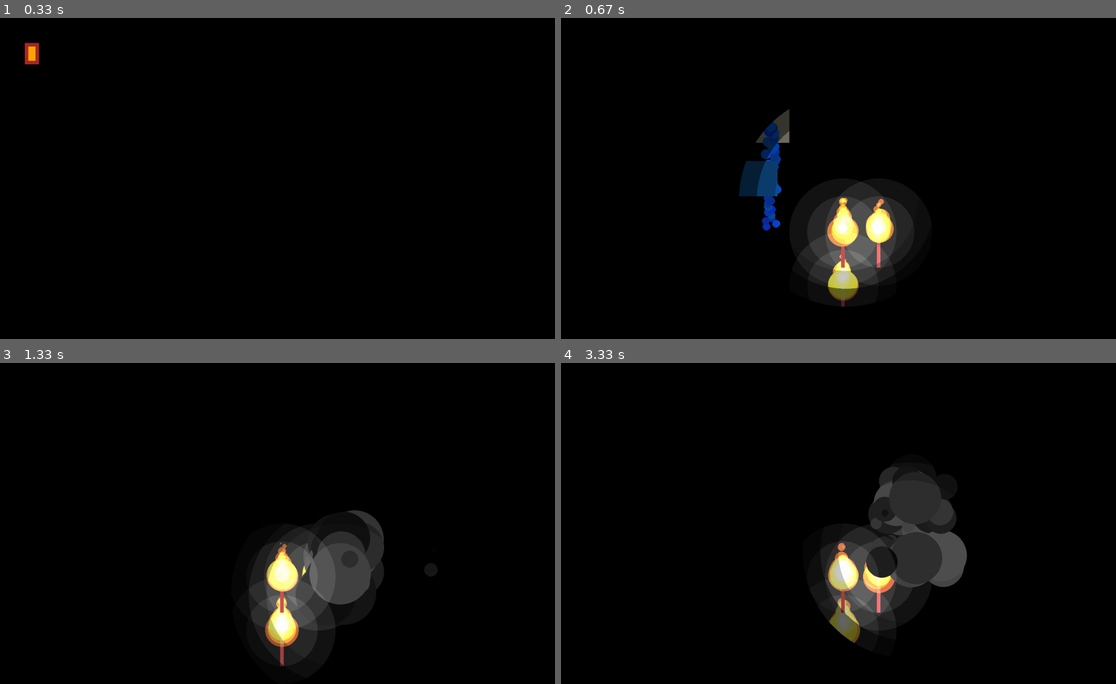
Above: before the commit, frames 1-4 (two rows, left to right).
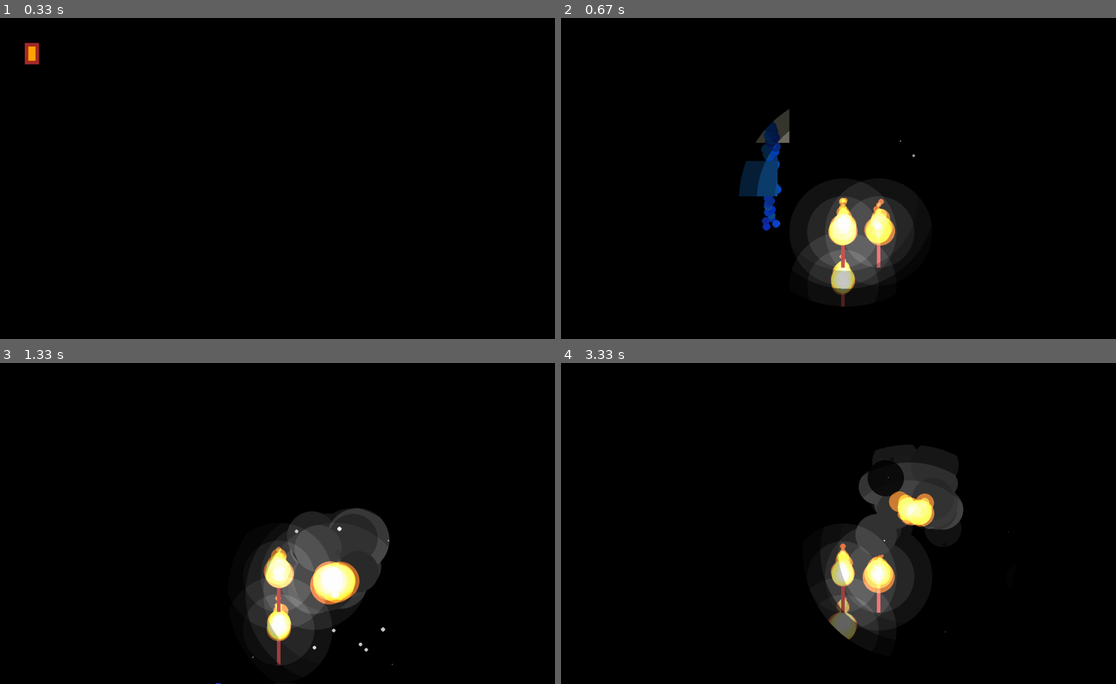
Above: after the commit, the same moments.

Repository: binnev/pygame_sandbox
Game: pygame game, started from vfx_sandbox/lighting_test.py
Same seed, same stepped clock (60 frames per second), same inputs: the game is played once before the commit and once after it.
Inputs (mouse positions are in pixels of both pictures, inside the frame that each line leads up to):
- Up to frame 1 (0.33 s): no input
- Up to frame 2 (0.67 s): press the mouse at (1027, 168) at 0.37 s; move the mouse to (938, 184) at 0.47 s; release the mouse at (844, 200) at 0.6 s
- Up to frame 3 (1.33 s): hold D 0.67-1.13 s; click (144, 526) at 0.75 s; hold W from 1.17 s (still down); click (338, 594) at 1.25 s
- Up to frame 4 (3.33 s): release W at 1.47 s; hold D 1.5-1.97 s; click (666, 475) at 1.58 s; hold A 2-2.53 s; click (666, 597) at 2.08 s; hold S 2.57-2.87 s; click (1049, 635) at 2.65 s; hold A 2.9-3.3 s; click (910, 552) at 2.98 s

Frame 1 is identical in both runs. In frame 2, 1.1% of the frame differs, in the area x 35-64%, y 33-89%; in frame 3, 3.7%; in frame 4, 5.1%, in the area x 48-81%, y 28-88%.

Commit message:
Added screen shake. Improved explosion.

Diff:
--- a/blitting_flags_test/__main__.py
+++ b/vfx_sandbox/lighting_test.py
@@ -304,10 +304,50 @@
                 v=random_float(-50, 0),
                 radius=random_int(5, 100),
                 color=[random_int(10, 80)] * 3,
-                gravity=0.7,
+                gravity=-0.2,
                 friction=0.2,
                 blit_flag=False,
                 decay=1.2,
+            )
+        )
+    for __ in range(20):
+        group.add(
+            Spark(
+                x,
+                y,
+                u=random_float(-5, 5),
+                v=-random_float(5, 10),
+                radius=random_int(30, 60),
+                color=(random_int(150, 175), random_int(60, 80), random_int(0, 30)),
+                gravity=-0.5,
+            )
+        )
+    for __ in range(2):
+        group.add(
+            Spark(
+                x=x + random_int(-5, 5),
+                y=y + random_int(-5, 5),
+                u=random_float(-5, 5),
+                v=random_float(-5, 5),
+                radius=random_int(100, 120),
+                color=(150, 150, 100),
+                gravity=0,
+                decay=20,
+                friction=1
+            )
+        )
+    for __ in range(10):
+        group.add(
+            Spark(
+                x=x + random_int(-5, 5),
+                y=y + random_int(-5, 5),
+                u=random_float(-50, 50),
+                v=random_float(-50, 50),
+                radius=random_int(2, 7),
+                color=(200, 200, 200),
+                gravity=0.1,
+                decay=0.1,
+                friction=0.1
             )
         )
 
@@ -361,6 +401,7 @@
     run = True
     pygame.draw.rect(window, Color("cyan"), (30, 40, 100, 200))
     max_num_entities = 0
+    screen_shake = 0
     while run:
         window.fill((0, 0, 0, 0))
 
@@ -377,6 +418,7 @@
                 if left:
                     x, y = pygame.mouse.get_pos()
                     explosion(x, y, midground)
+                    screen_shake = 10
 
         for group in groups:
             group.update()
@@ -387,8 +429,21 @@
             print(max_num_entities)
 
         # draw stuff
-        for group in groups:
-            group.draw(window)
+        if screen_shake:
+            temp_surf = Surface(window.get_size())
+            screen_shake -= 1
+            magnitude = 10
+            for group in groups:
+                group.draw(temp_surf)
+                dx = random.randrange(-magnitude, magnitude)
+                dy = random.randrange(-magnitude, magnitude)
+                rect = temp_surf.get_rect()
+                rect.centerx += dx
+                rect.centery += dy
+                window.blit(temp_surf, rect)
+        else:
+            for group in groups:
+                group.draw(window)
         pygame.display.update()
         clock.tick(60)
 
Empty file added: vfx_sandbox/__init__.py
Empty file added: vfx_sandbox/camera_sandbox.py
